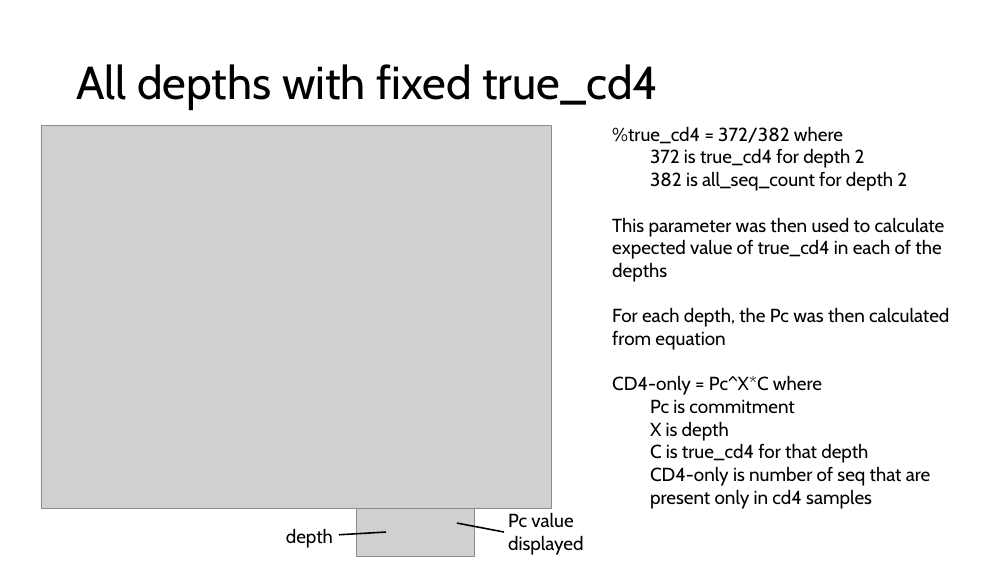
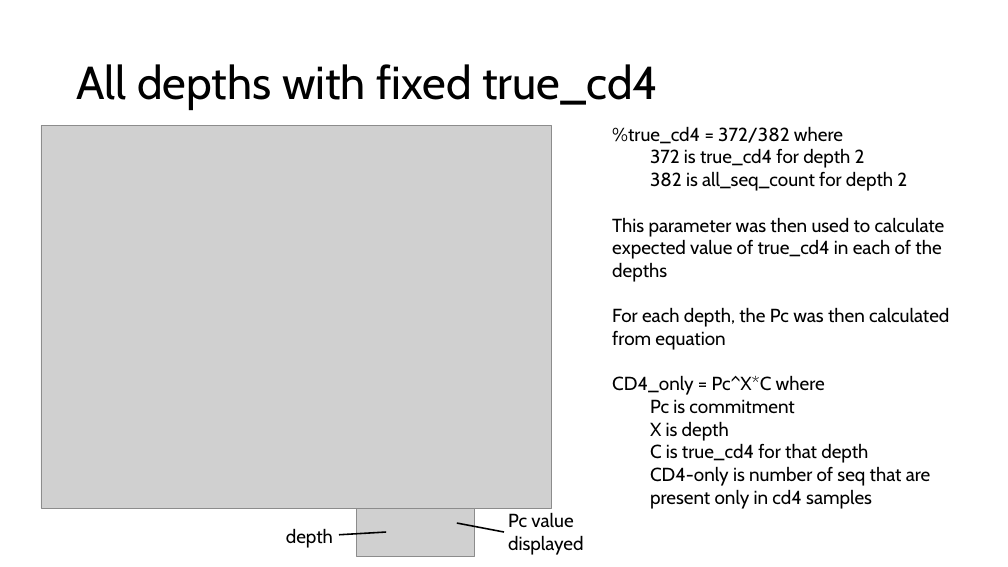
Before and after one commit to belacharv/Boehm_TCR_editing, a slide deck: slide 2 of prezentace/251002_cell_fate_boehm_layers_pc_est_n4_fixed.pptx. Drawn at 1008x567 pixels with LibreOffice and Linux fonts; fonts in the diff are those of the drawing; grey boxes stand for pictures. Boxes give left, top, right and bottom in pixels: in the first picture for what was removed or moved away, otherwise in the second. Text is boxed around its words. In the diff, an @@ line names an element or a change of style, - is before the commit and + after.

```diff
--- a/prezentace/251002_cell_fate_boehm_layers_pc_est_n4_fixed.pptx
+++ b/prezentace/251002_cell_fate_boehm_layers_pc_est_n4_fixed.pptx
@@ text at [612, 375, 825, 395]: text changed @@
-CD4-only = Pc^X*C where
+CD4_only = Pc^X*C where
```
Also in this commit, not shown: 5 other slides changed, 4 slides added, 5 other files.
